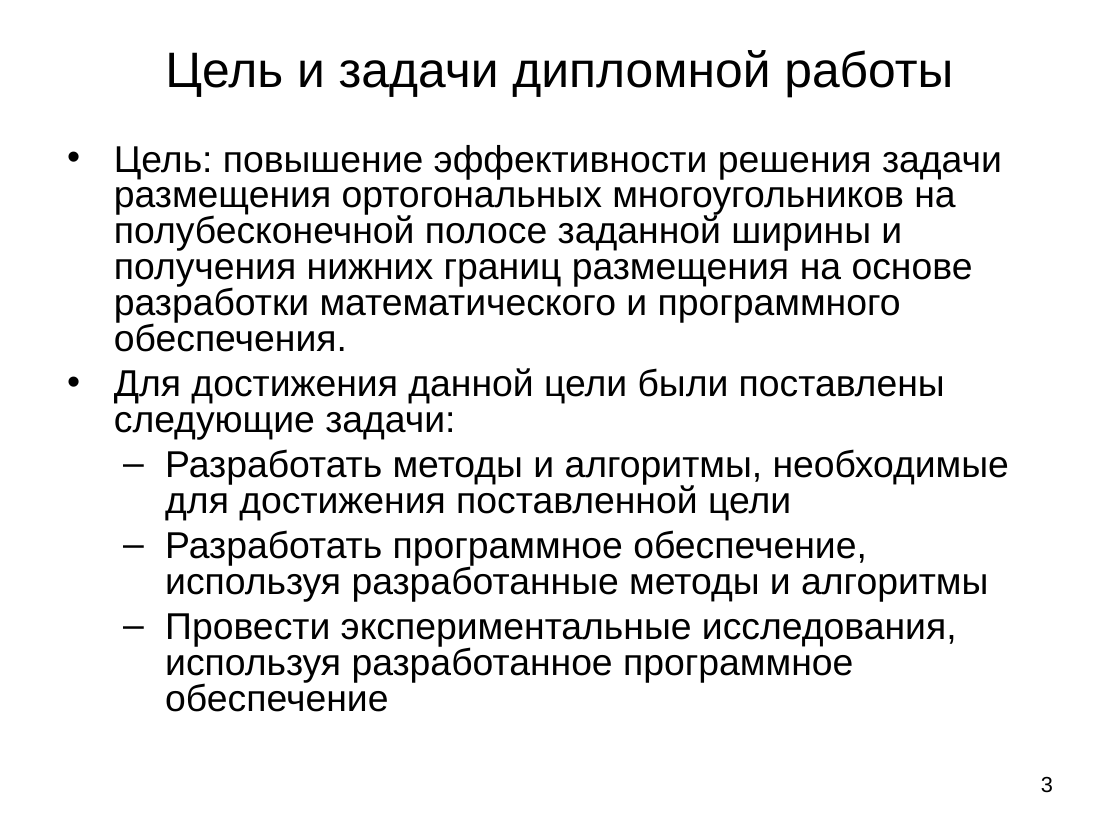
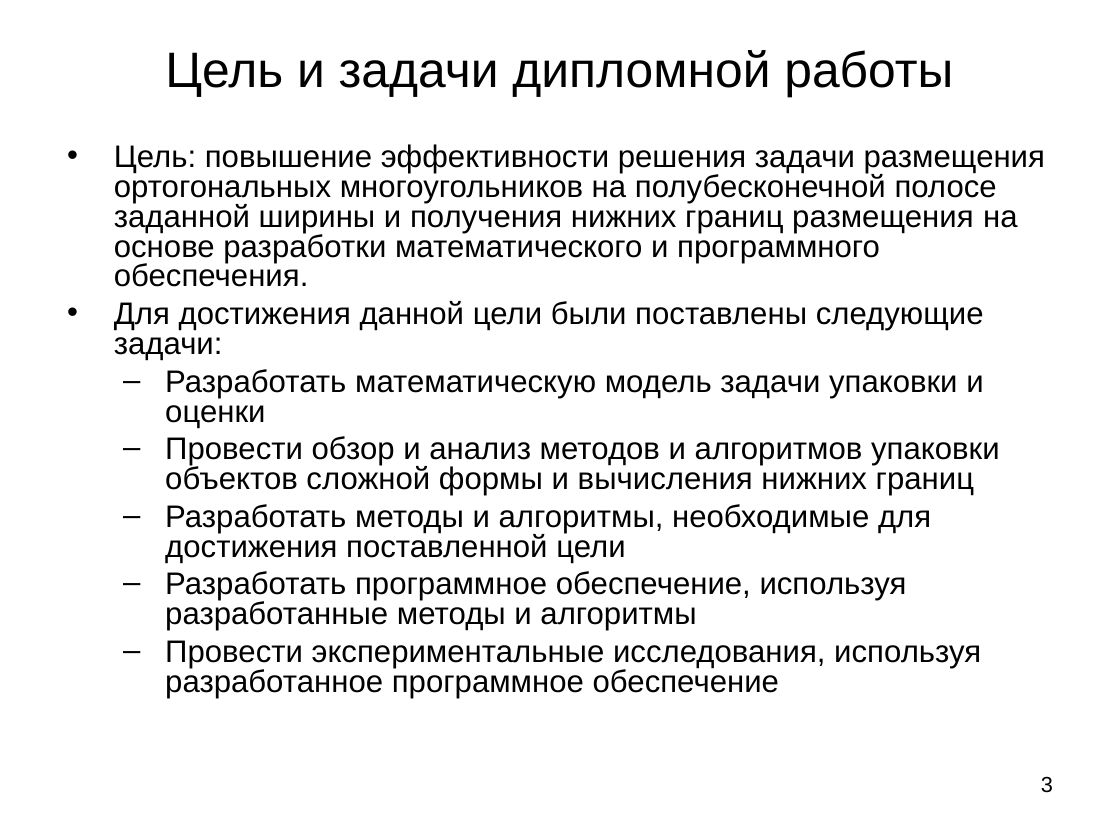
Before and after one commit to zingibertram/thesis-dissertation, a slide deck: slide 3 of Отчёт/Презентация.ppt. Drawn at 1120x840 pixels with LibreOffice and Linux fonts; fonts in the diff are those of the drawing. Boxes give left, top, right and bottom in pixels: in the first picture for what was removed or moved away, otherwise in the second. Text is boxed around its words. In the diff, an @@ line names an element or a change of style, - is before the commit and + after.

```diff
--- a/Отчёт/Презентация.ppt
+++ b/Отчёт/Презентация.ppt
@@ text at [114, 144, 1045, 698]: size 24 to 20 pt in "Цель: повышение эффективности решения задачи размещения орто ...", "Для достижения данной цели были поставлены следующие ...", "Разработать методы и алгоритмы, необходимые для достижения ...", "Разработать программное обеспечение, используя разработанные ..." and 1 more places; less space between paragraphs @@
@@ text at [165, 369, 1000, 495]: paragraphs added @@
+  – Разработать математическую модель задачи упаковки и оценки
+  – Провести обзор и анализ методов и алгоритмов упаковки объектов сложной формы и вычисления нижних границ
```
Also in this commit, not shown: 5 other slides changed, 5 slides added, 5 slides removed, 7 other files.
